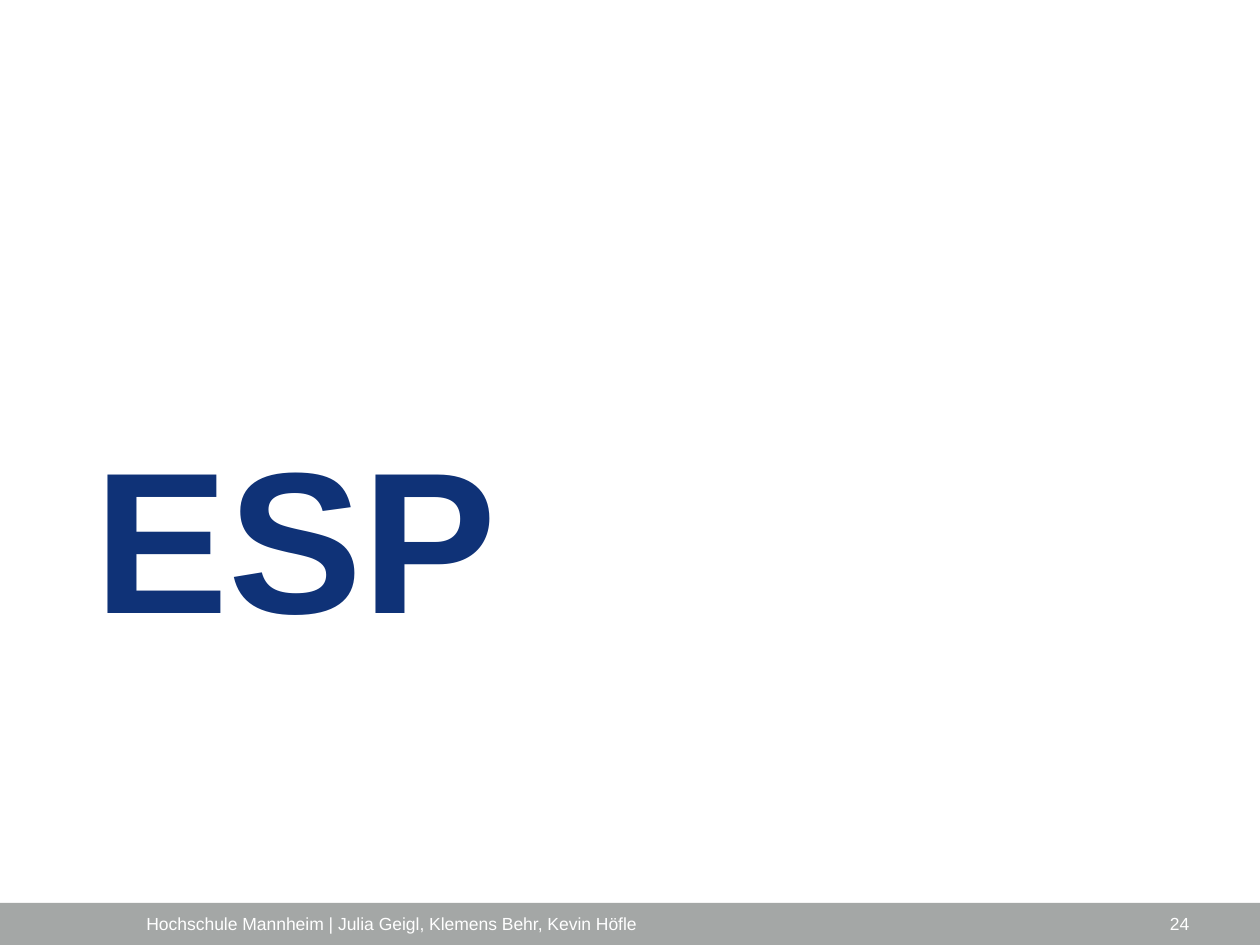
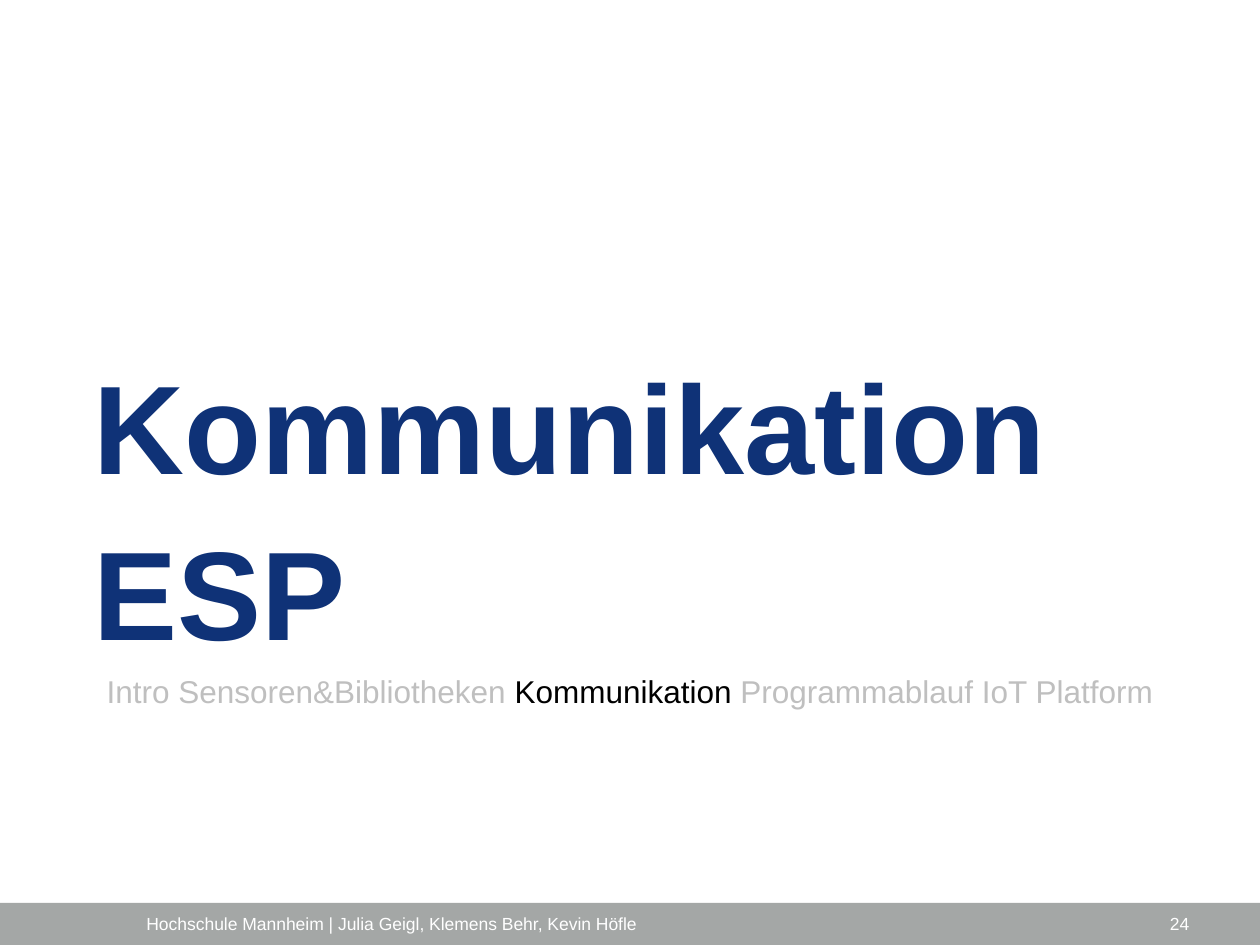
Before and after one commit to ProjektlaborEmbeddedSecurity/Presentation, a slide deck: slide 24 of PES_FH_VERS.pptx. Drawn at 1260x945 pixels with LibreOffice and Linux fonts; fonts in the diff are those of the drawing; background and template pictures are left out. Boxes give left, top, right and bottom in pixels: in the first picture for what was removed or moved away, otherwise in the second. Text is boxed around its words. In the diff, an @@ line names an element or a change of style, - is before the commit and + after.

```diff
--- a/PES_FH_VERS.pptx
+++ b/PES_FH_VERS.pptx
@@ title at (x1=94, y1=382, x2=1045, y2=642): text changed; size 115 to 72 pt @@
-ESP
+Kommunikation ESP
@@ text added at (x1=107, y1=680, x2=1153, y2=709), 18 pt, text #BFBFBF @@
+Intro Sensoren&Bibliotheken Kommunikation Programmablauf IoT Platform
```
Also in this commit, not shown: 6 other slides changed, 1 slide added.
